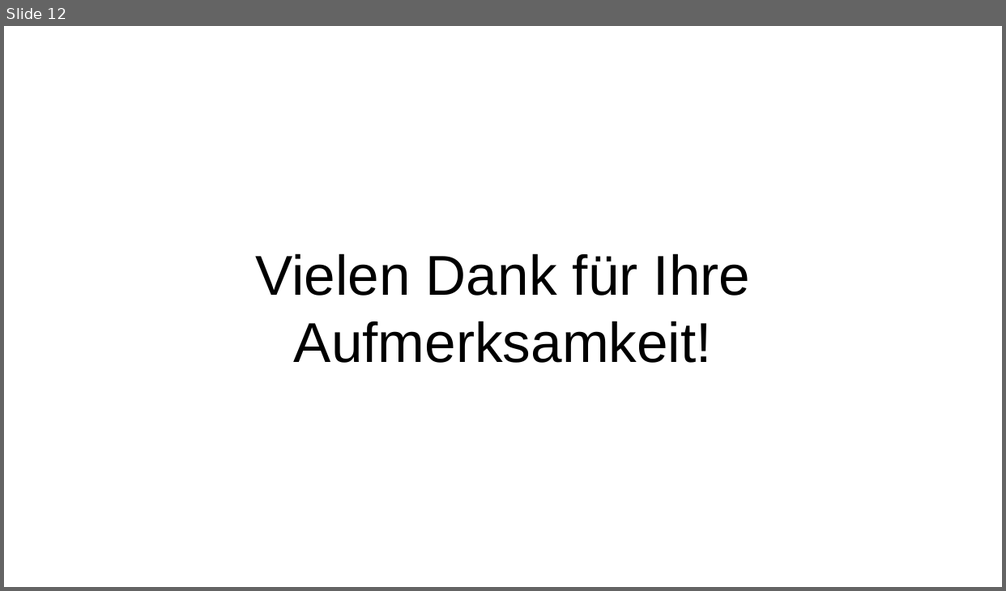
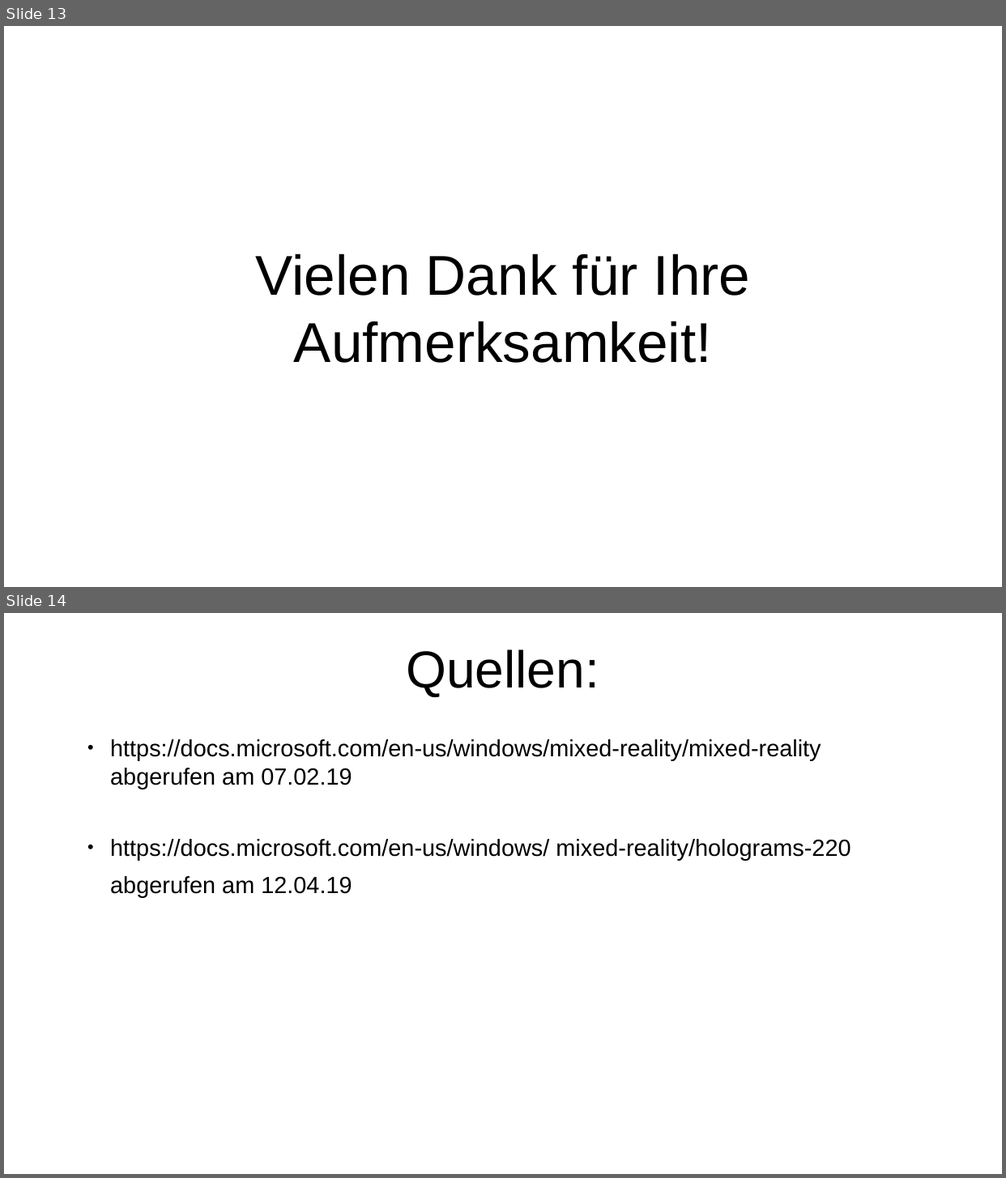
Before and after one commit to HendrikP96/Bachelorarbeit-Hendrik-Park-Hoerversuch-fuer-3D-Audio-in-AR, a slide deck: Kolloquium Hendrik Park .pptx. Shown one above the other, each under a label of ours: slide 12 before the commit, slides 13 and 14 after it. The pictures are 1006x591 and 1006x1178 pixels, drawn with LibreOffice and Linux fonts; fonts in the diff are those of the drawing; background and template pictures are left out. Boxes give left, top, right and bottom in pixels: in the first picture for what was removed or moved away, otherwise in the second. Text is boxed around its words. In the diff, an @@ line names an element or a change of style, - is before the commit and + after.

```diff
--- a/Kolloquium Hendrik Park .pptx
+++ b/Kolloquium Hendrik Park .pptx
@@ slide 14 added at box(4, 613, 1002, 1174), background picture (left out) @@
@@ text added at box(406, 649, 599, 697), 100 pt, text #000000 @@
+Quellen:
@@ text added at box(110, 739, 850, 898), 45 pt, text #000000 @@
+• https://docs.microsoft.com/en-us/windows/mixed-reality/mixed-reality abgerufen am 07.02.19
+• https://docs.microsoft.com/en-us/windows/ mixed-reality/holograms-220 abgerufen am 12.04.19
@@ what was slide 12 is now slide 13 @@
```
Also in this commit, not shown: 3 slides changed, 1 other slide added, 2 other files.
